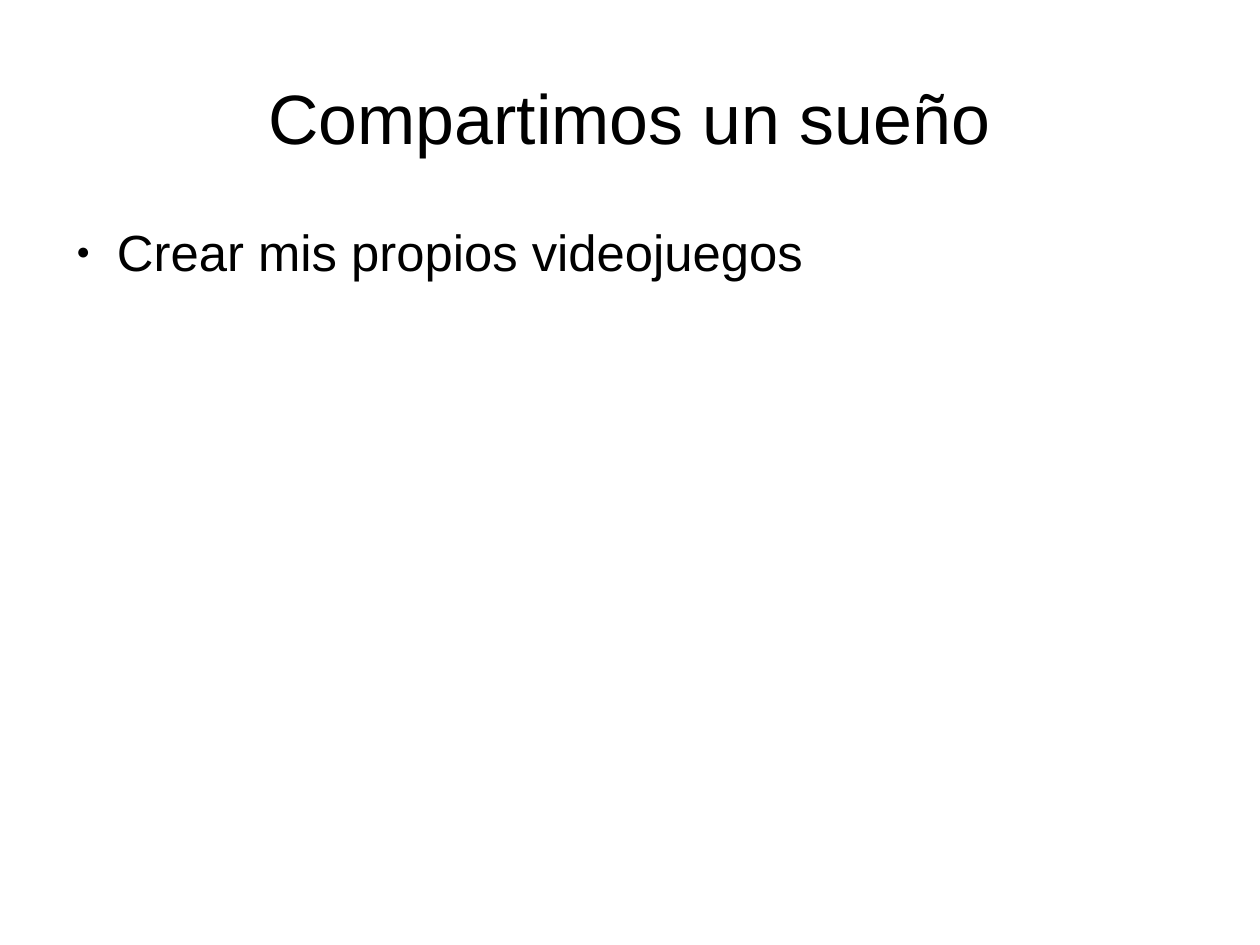
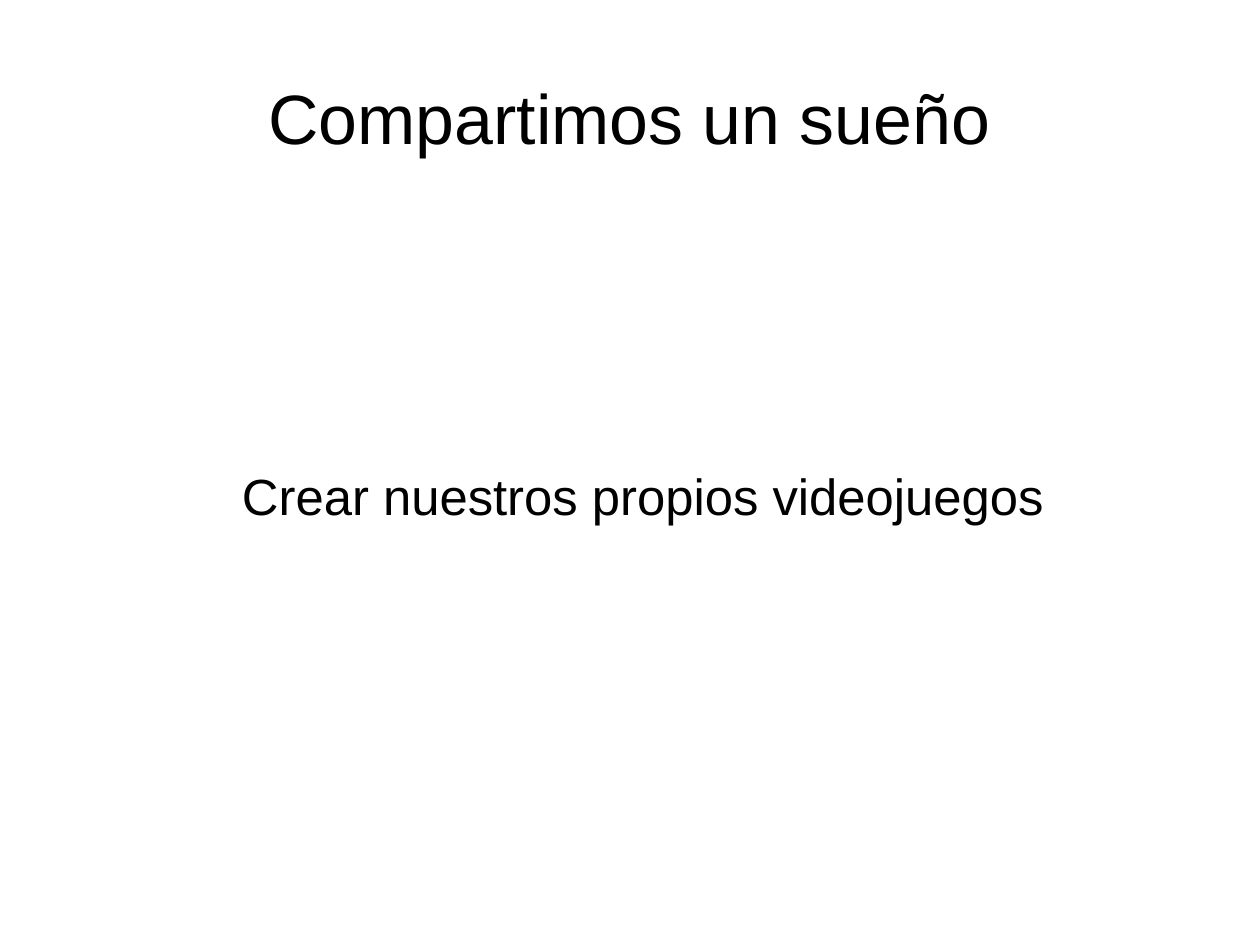
Before and after one commit to pgdoval/motor_videojuegos_js, a slide deck: slide 2 of doc/motor.odp. Drawn at 1260x945 pixels with LibreOffice and Linux fonts; fonts in the diff are those of the drawing. Boxes give left, top, right and bottom in pixels: in the first picture for what was removed or moved away, otherwise in the second. Text is boxed around its words. In the diff, an @@ line names an element or a change of style, - is before the commit and + after.

```diff
--- a/doc/motor.odp
+++ b/doc/motor.odp
@@ subtitle "Crear nuestros propios videojuegos" at box(242, 478, 1044, 526): vertical alignment top to middle @@
@@ subtitle at box(242, 478, 1044, 526): text changed @@
-● Crear mis propios videojuegos
+Crear nuestros propios videojuegos
```
Also in this commit, not shown: 3 other slides changed.
